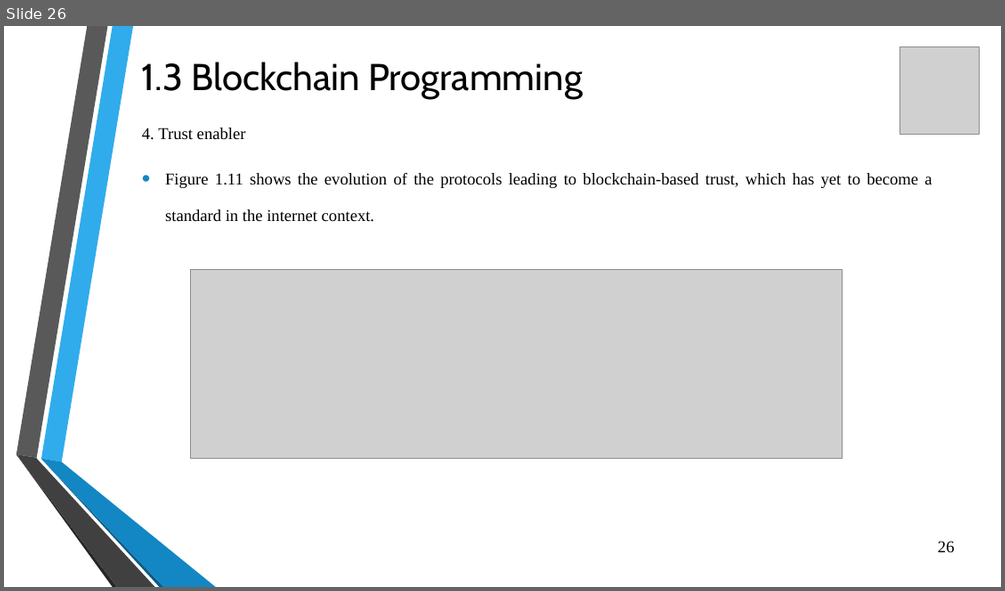
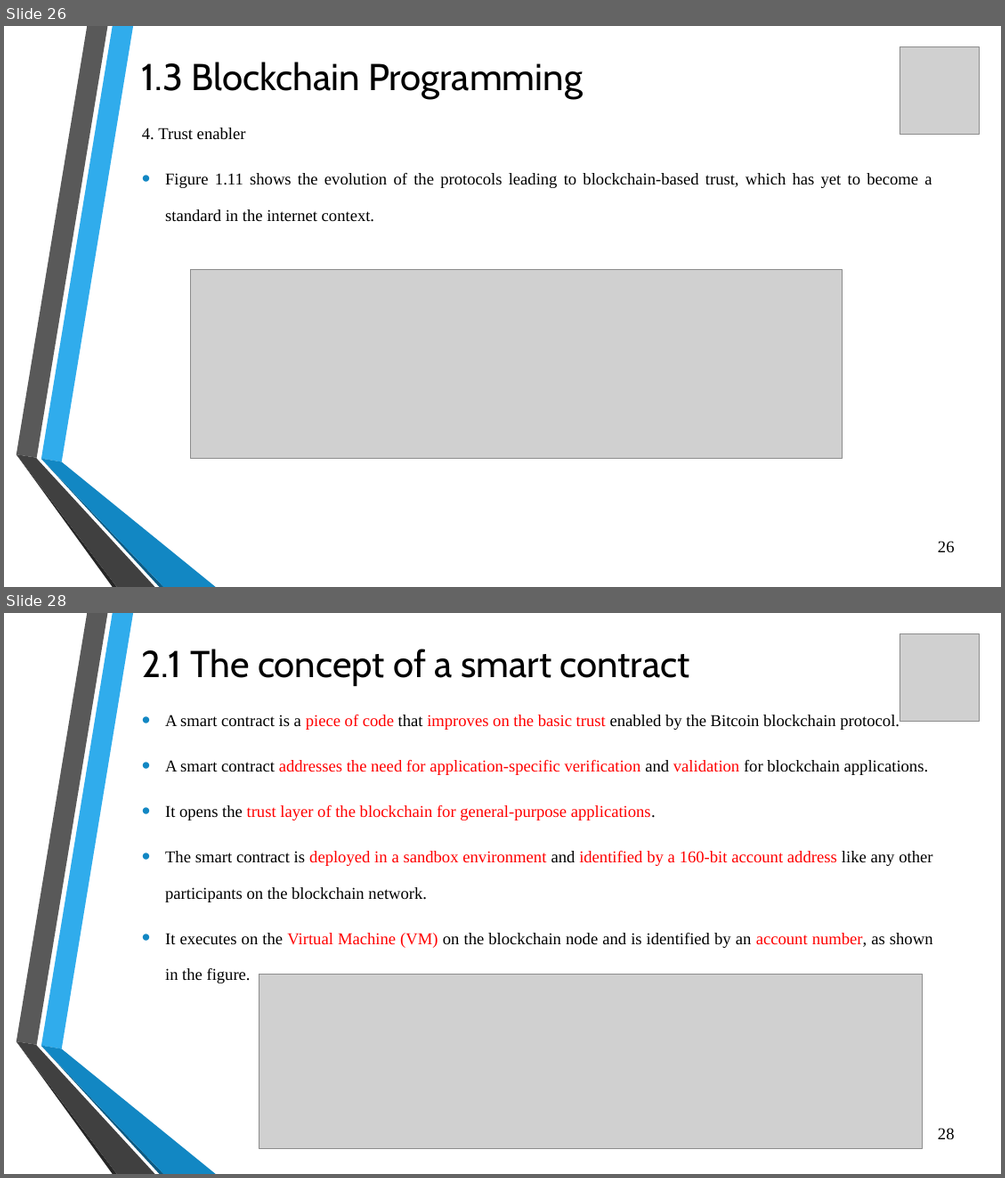
Before and after one commit to flick-23/SEM-7, a slide deck: BCM/Unit 2.pptx. Shown one above the other, each under a label of ours: slide 26 before the commit, slides 26 and 28 after it; the slides between them are not shown. The pictures are 1005x591 and 1005x1178 pixels, drawn with LibreOffice and Linux fonts; fonts in the diff are those of the drawing; grey boxes stand for pictures; background and template pictures are left out. Boxes give left, top, right and bottom in pixels: in the first picture for what was removed or moved away, otherwise in the second. Text is boxed around its words. In the diff, an @@ line names an element or a change of style, - is before the commit and + after.

```diff
--- a/BCM/Unit 2.pptx
+++ b/BCM/Unit 2.pptx
@@ slide 28 added at box(4, 613, 1001, 1174), background picture (left out); not listed: 6 template elements that a slide beside it also shows @@
@@ picture added at box(900, 634, 979, 722) @@
@@ title added at box(142, 649, 690, 686), 36 pt, text #000000 @@
+2.1 The concept of a smart contract
@@ text added at box(165, 714, 933, 983), 16 pt, text #000000 @@
+  • A smart contract is a piece of code that improves on the basic trust enabled by the Bitcoin blockchain protocol.
+  • A smart contract addresses the need for application-specific verification and validation for blockchain applications.
+  • It opens the trust layer of the blockchain for general-purpose applications.
+  • The smart contract is deployed in a sandbox environment and identified by a 160-bit account address like any other participants on the blockchain network.
+  • It executes on the Virtual Machine (VM) on the blockchain node and is identified by an account number, as shown in the figure.
@@ picture added at box(259, 974, 922, 1149) @@
@@ page number added at box(938, 1127, 955, 1139), 16 pt, text #000000 @@
+28
```
Also in this commit, not shown: 35 other slides added, 3 other files.
